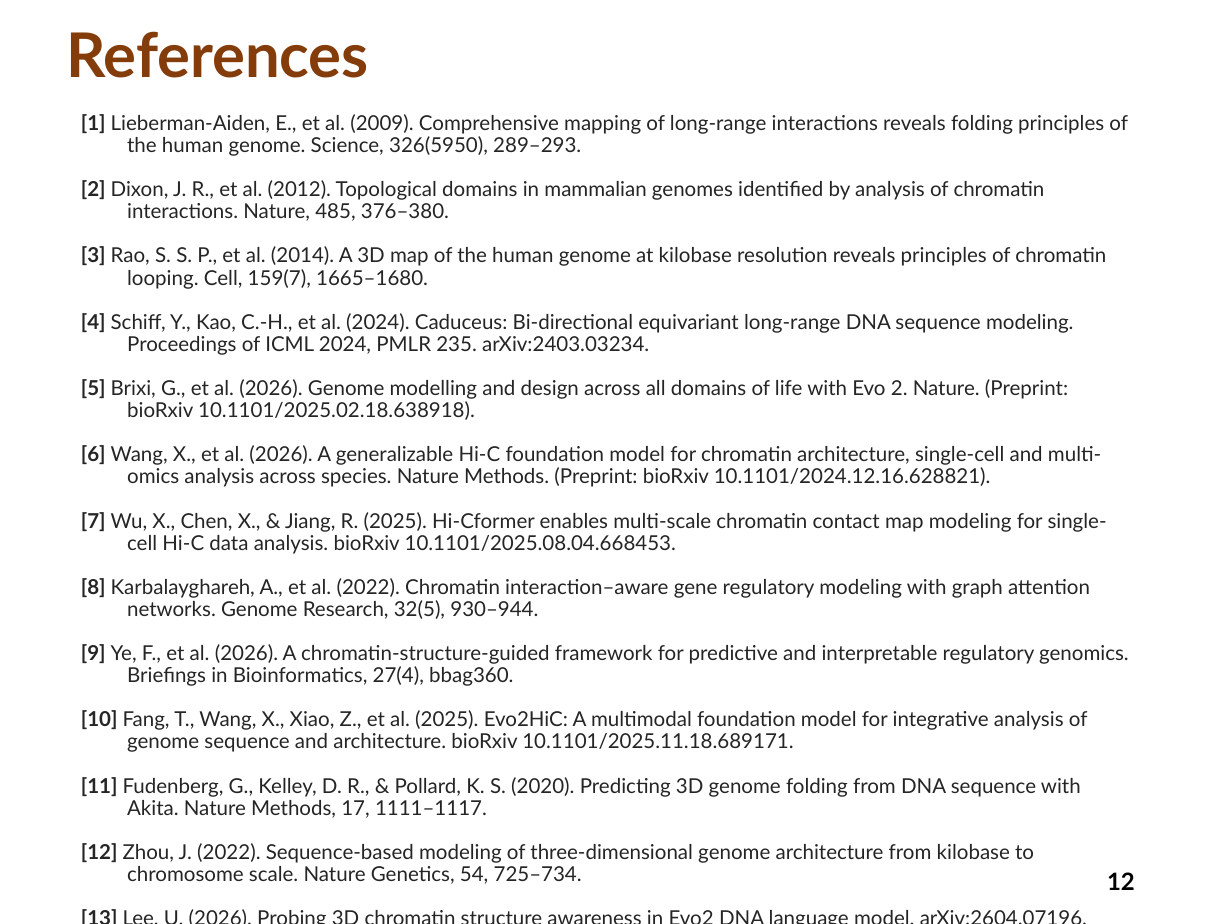
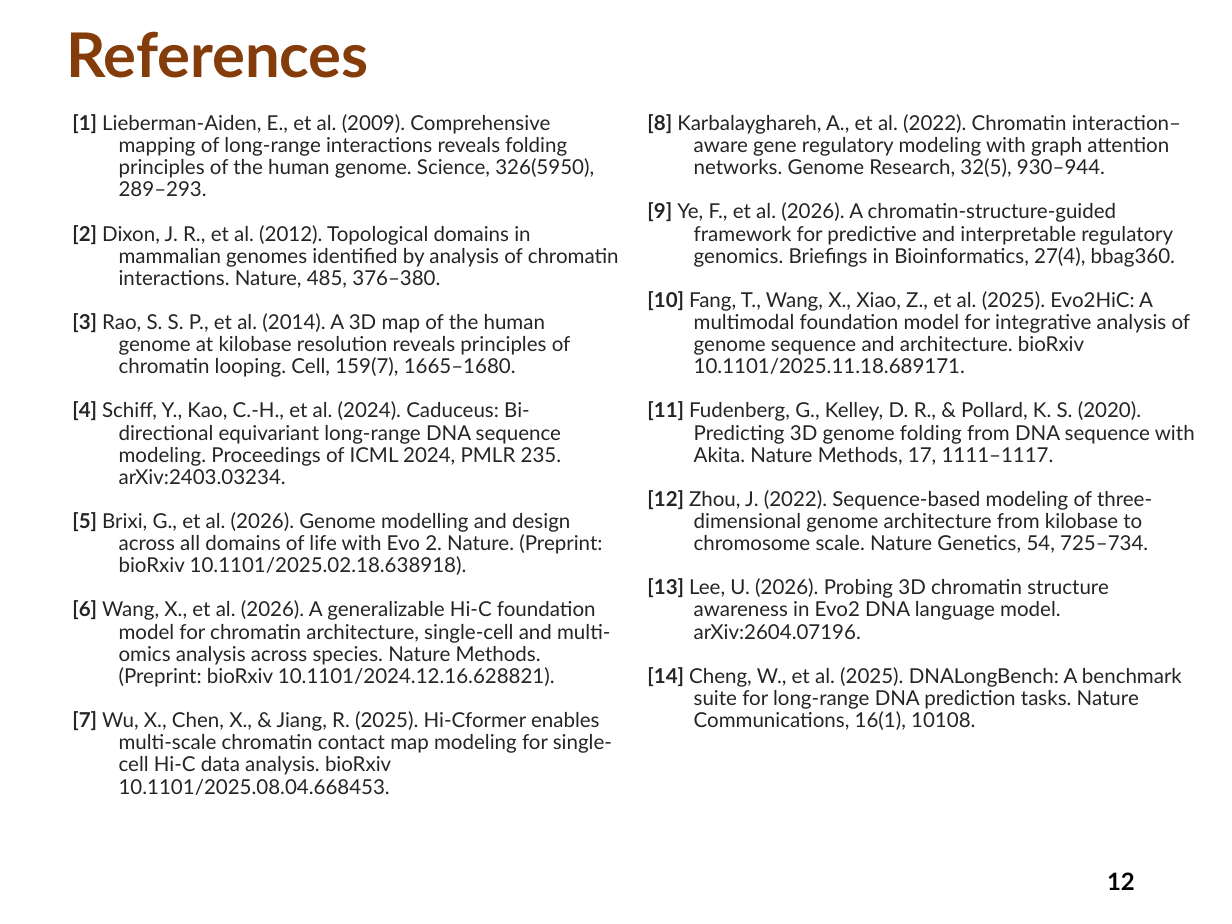
Before and after one commit to charansaiponnada/3D-Chromatin-Aware-Genomic-FM, a slide deck: slide 12 of presentations/Mini_Project_Review_0.pptx. Drawn at 1232x924 pixels with LibreOffice and Linux fonts; fonts in the diff are those of the drawing. Boxes give left, top, right and bottom in pixels: in the first picture for what was removed or moved away, otherwise in the second. Text is boxed around its words. In the diff, an @@ line names an element or a change of style, - is before the commit and + after.

```diff
--- a/presentations/Mini_Project_Review_0.pptx
+++ b/presentations/Mini_Project_Review_0.pptx
@@ text "[1] Lieberman-Aiden, E., et al. ..." moved from (x1=81, y1=114, x2=1129, y2=884) to (x1=72, y1=114, x2=619, y2=795) @@
@@ text added at (x1=647, y1=114, x2=1195, y2=730), 12 pt, text #252525 @@
+[8] Karbalayghareh, A., et al. (2022). Chromatin interaction–aware gene regulatory modeling with graph attention networks. Genome Research, 32(5), 930–944.
+[9] Ye, F., et al. (2026). A chromatin-structure-guided framework for predictive and interpretable regulatory genomics. Briefings in Bioinformatics, 27(4), bbag360.
+[10] Fang, T., Wang, X., Xiao, Z., et al. (2025). Evo2HiC: A multimodal foundation model for integrative analysis of genome sequence and architecture. bioRxiv 10.1101/2025.11.18.689171.
+[11] Fudenberg, G., Kelley, D. R., & Pollard, K. S. (2020). Predicting 3D genome folding from DNA sequence with Akita. Nature Methods, 17, 1111–1117.
+[12] Zhou, J. (2022). Sequence-based modeling of three-dimensional genome architecture from kilobase to chromosome scale. Nature Genetics, 54, 725–734.
+[13] Lee, U. (2026). Probing 3D chromatin structure awareness in Evo2 DNA language model. arXiv:2604.07196.
+[14] Cheng, W., et al. (2025). DNALongBench: A benchmark suite for long-range DNA prediction tasks. Nature Communications, 16(1), 10108.
@@ text at (x1=81, y1=578, x2=1129, y2=884): paragraphs removed @@
-[8] Karbalayghareh, A., et al. (2022). Chromatin interaction–aware gene regulatory modeling with graph attention networks. Genome Research, 32(5), 930–944.
-[9] Ye, F., et al. (2026). A chromatin-structure-guided framework for predictive and interpretable regulatory genomics. Briefings in Bioinformatics, 27(4), bbag360.
-[10] Fang, T., Wang, X., Xiao, Z., et al. (2025). Evo2HiC: A multimodal foundation model for integrative analysis of genome sequence and architecture. bioRxiv 10.1101/2025.11.18.689171.
-[11] Fudenberg, G., Kelley, D. R., & Pollard, K. S. (2020). Predicting 3D genome folding from DNA sequence with Akita. Nature Methods, 17, 1111–1117.
-[12] Zhou, J. (2022). Sequence-based modeling of three-dimensional genome architecture from kilobase to chromosome scale. Nature Genetics, 54, 725–734.
-[13] Lee, U. (2026). Probing 3D chromatin structure awareness in Evo2 DNA language model. arXiv:2604.07196.
-[14] Cheng, W., et al. (2025). DNALongBench: A benchmark suite for long-range DNA prediction tasks. Nature Communications, 16(1), 10108.
```
Also in this commit, not shown: 10 other slides changed, 7 other files.
